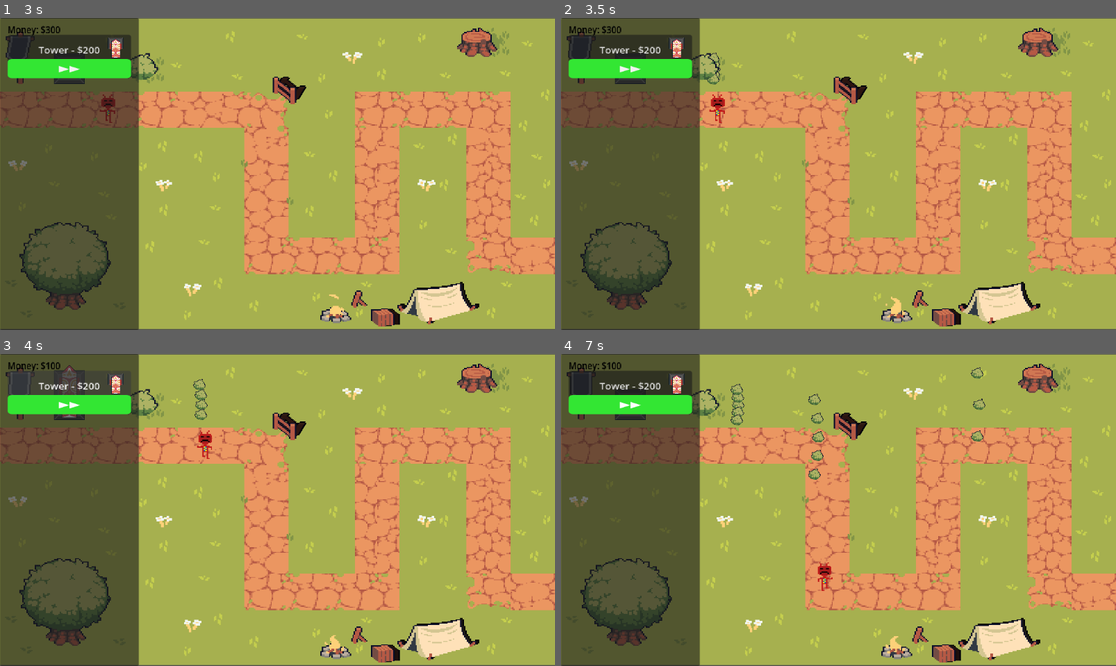
Above: before the commit, frames 1-4 (two rows, left to right).
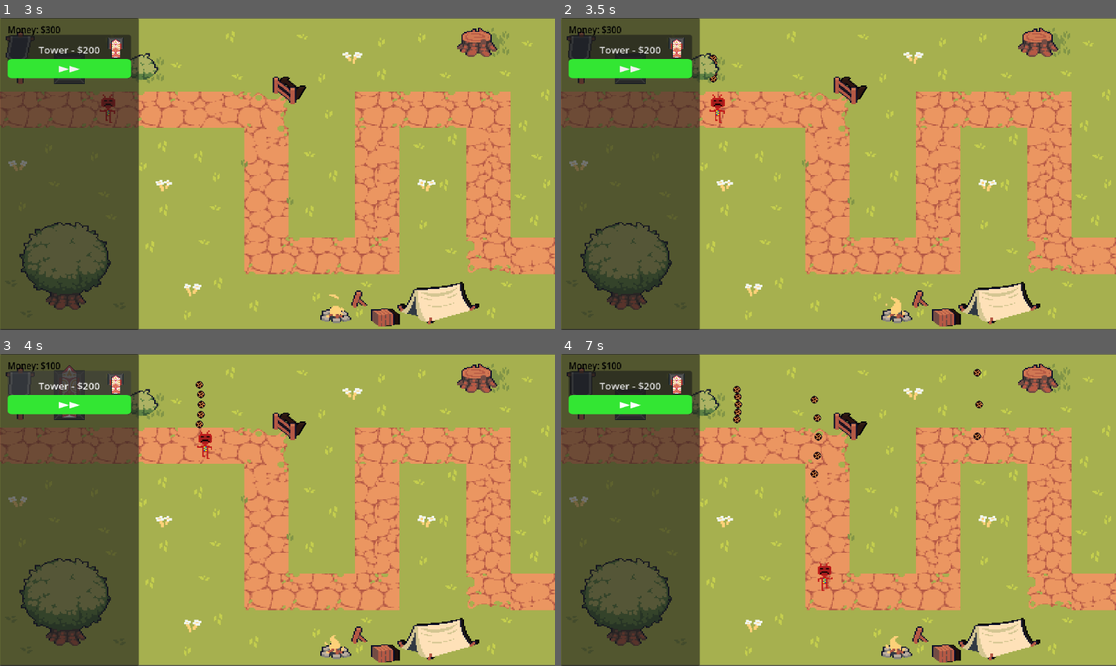
Above: after the commit, the same moments.

Repository: Matthewfrogman/Battle_towers
Game: Godot game, scene res://scenes/main_menu.tscn
Two runs of this game, one before a commit and one after it. Both use one fixed random seed, a clock stepped at 60 frames per second and the inputs below.
Inputs (mouse positions are in pixels of both pictures, inside the frame that each line leads up to):
- Up to frame 1 (3 s): click "PLAY" at 0.5 s; click "PLAY" at 1.25 s; click "Tower - $200" at 2 s; click "▶▶" at 2.75 s
- Up to frame 2 (3.5 s): no input
- Up to frame 3 (4 s): click "Tower - $200" at 3.5 s
- Up to frame 4 (7 s): click "▶▶" at 4.25 s; click "Tower - $200" at 5 s; click "▶▶" at 5.75 s; move the mouse to (960, 494) at 6.52 s; click (960, 494) at 6.67 s

Frame 1 is identical in both runs. In frame 2, less than 0.1% of the frame differs, in the area x 26-29%, y 11-22%; in frame 3, 0.2%; in frame 4, 0.7%, in the area x 30-77%, y 4-41%.

Commit message:
New Bullet Scene

Diff:
--- a/Towers/Bullets/bullet.tscn
+++ b/Towers/Bullets/bullet.tscn
@@ -4,7 +4,7 @@
 [ext_resource type="Texture2D" uid="uid://cddi5b1lxnwah" path="res://sheets/free-fields-tileset-pixel-art-for-tower-defense/2 Objects/9 Bush/1.png" id="2_biqqm"]
 
 [sub_resource type="CircleShape2D" id="CircleShape2D_mibcj"]
-radius = 13.038404
+radius = 9.0
 
 [node name="Bullet" type="Area2D" unique_id=901331464]
 script = ExtResource("1_v7mvq")
--- /dev/null
+++ b/Towers/Bullets/fireball.tscn
@@ -0,0 +1,9 @@
+[gd_scene format=3 uid="uid://bykqnehxqsnsn"]
+
+[ext_resource type="PackedScene" uid="uid://dxugluqdqx6w5" path="res://Towers/Bullets/bullet.tscn" id="1_ujyci"]
+[ext_resource type="Texture2D" uid="uid://dhacnwc3xum2w" path="res://Towers/Bullets/Images/Fireball.png" id="2_0orgu"]
+
+[node name="Bullet" unique_id=901331464 instance=ExtResource("1_ujyci")]
+
+[node name="Sprite2D" parent="." index="0" unique_id=2013745526]
+texture = ExtResource("2_0orgu")
--- a/Towers/basic_tower.tscn
+++ b/Towers/basic_tower.tscn
@@ -4,9 +4,11 @@
 [ext_resource type="Texture2D" uid="uid://dnufllpevmtkr" path="res://Towers/Images/Firecracker_Base.png" id="2_2rreo"]
 [ext_resource type="Script" uid="uid://cads5qf172tum" path="res://Towers/basic_tower.gd" id="2_3uhwj"]
 [ext_resource type="Texture2D" uid="uid://fqy2ybb60teh" path="res://Towers/Images/Firecracker_Cannon.png" id="3_3uhwj"]
+[ext_resource type="PackedScene" uid="uid://bykqnehxqsnsn" path="res://Towers/Bullets/fireball.tscn" id="3_5l8tq"]
 
 [node name="Basic_Tower" unique_id=598119214 instance=ExtResource("1_qv87q")]
 script = ExtResource("2_3uhwj")
+bullet_scene = ExtResource("3_5l8tq")
 
 [node name="Footprint" parent="." index="0" unique_id=2093572891]
 position = Vector2(-1, 0.5)
--- a/Towers/tower.gd
+++ b/Towers/tower.gd
@@ -5,7 +5,7 @@
 @onready var cannon_scene = get_node("Cannon")
 @onready var marker_scene = get_node("Cannon/Marker2D")
 #a reference to the bullet/projectile it instantiates
-var bullet_scene: PackedScene = preload("res://Towers/Bullets/bullet.tscn")
+#var bullet_scene: PackedScene = preload("res://Towers/Bullets/bullet.tscn")
 
 # VVV things that'll change between towers VVV
 #the radius of where it can shoot
@@ -16,6 +16,7 @@
 @export var projectiles: int = 5
 @export var bullet_speed: int = 100
 @export var sees_camo: bool = false
+@export var bullet_scene: PackedScene
 
 var canshoot = false
 #either hover or placed. If its hovering itll follow the mouse, otherwise itll shoot
Binary file added: Towers/Bullets/Images/Fireball.png
Not shown, added: Towers/Bullets/Images/Fireball.png.import
